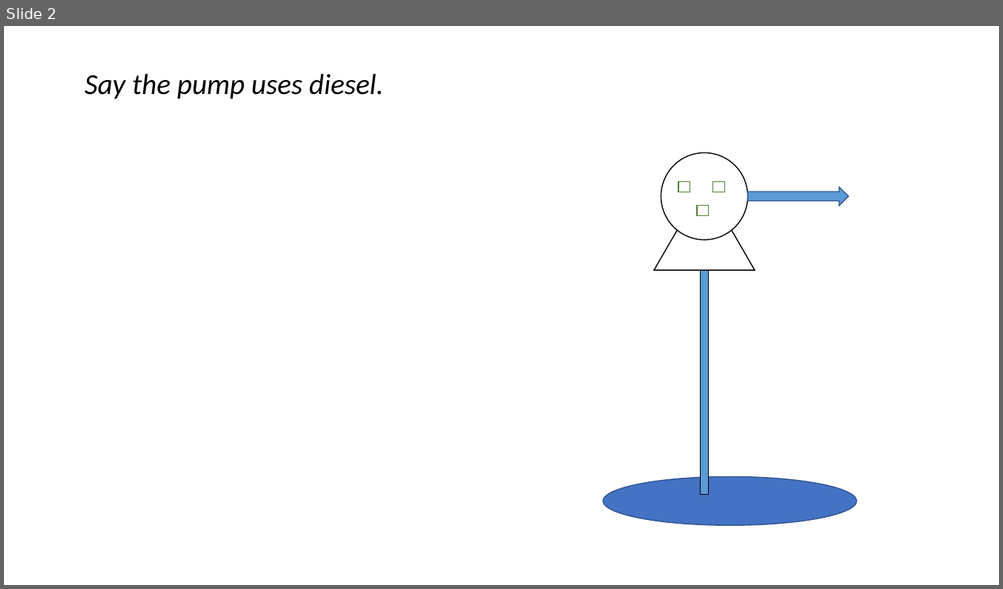
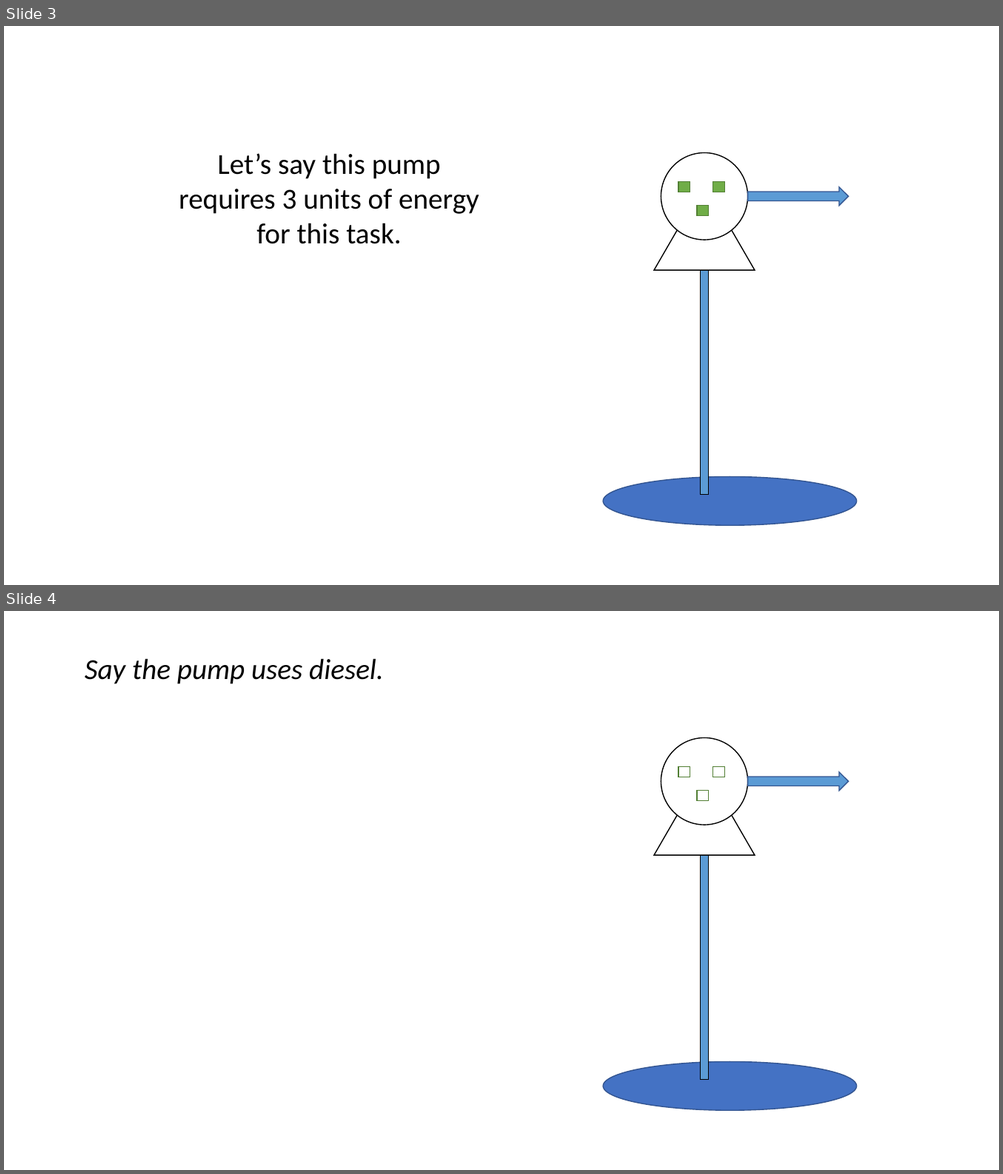
Before and after one commit to vanichols/alfalfa, a slide deck: docs/energy-source-visual.pptx. Shown one above the other, each under a label of ours: slide 2 before the commit, slides 3 and 4 after it. The pictures are 1003x589 and 1003x1174 pixels, drawn with LibreOffice and Linux fonts; fonts in the diff are those of the drawing. Boxes give left, top, right and bottom in pixels: in the first picture for what was removed or moved away, otherwise in the second. Text is boxed around its words. In the diff, an @@ line names an element or a change of style, - is before the commit and + after.

Commit message:
update fuel manu energy

```diff
--- a/docs/energy-source-visual.pptx
+++ b/docs/energy-source-visual.pptx
@@ slide 3 added at [4,26,999,585], background #FFFFFF @@
@@ text added at [179,153,479,244], 28 pt, text #000000 @@
+Let’s say this pump requires 3 units of energy for this task.
@@ group added at [603,153,856,526]: 4 rectangles, 2 ellipses, 1 triangle, 1 right arrow @@
@@ what was slide 2 is now slide 4 @@
```
Also in this commit, not shown: 3 slides changed, 2 other slides added, 24 other files.
